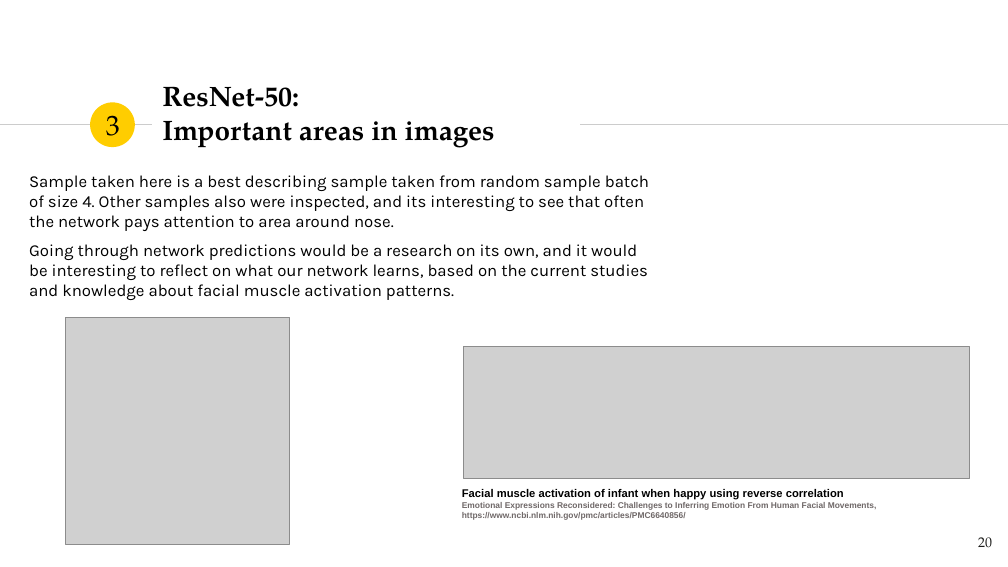
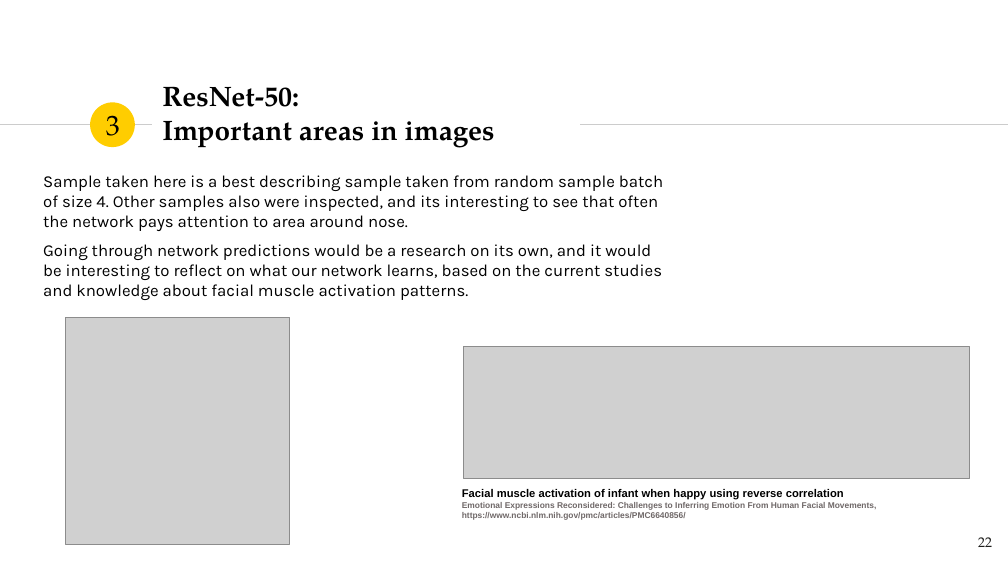
Before and after one commit to TeemuSo/Loop-Q-prize, a slide deck: slide 22 of reports/Emotion recognition - LoopQPrize.pptx (slide 20 before the commit). Drawn at 1008x567 pixels with LibreOffice and Linux fonts; fonts in the diff are those of the drawing; grey boxes stand for pictures. Boxes give left, top, right and bottom in pixels: in the first picture for what was removed or moved away, otherwise in the second. Text is boxed around its words. In the diff, an @@ line names an element or a change of style, - is before the commit and + after.

Commit message:
Updated documentation. Created final predictions.
Created new notebook where model loading can be experimented. Here also the final model can be loaded.

```diff
--- a/reports/Emotion recognition - LoopQPrize.pptx
+++ b/reports/Emotion recognition - LoopQPrize.pptx
@@ text "Sample taken here is a ...": place and size @@
-text "Sample taken here is a ..." at (29, 175, 649, 300)
+text "Sample taken here is a ..." at (43, 175, 663, 300)
@@ page number at (978, 537, 992, 547): text changed @@
-20
+22
```
Also in this commit, not shown: 10 other slides changed, 10 slides added, 33 slides removed, 11 other files.
